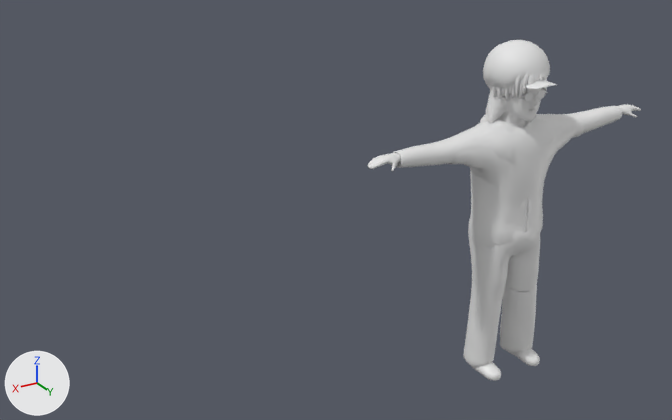
One commit to the glTF model Overhead/Pedestrians/Pedestrian.glb: the scene before it, then after it.
Rendered twice from a 50 mm camera at (29.6, 32.3, 22.7) aimed at (8.3, -3.2, 5.0). The axes (+X, +Y, +Z) are drawn at lower left. The lights are the same throughout. The older version comes first. Materials are left out; every surface is plain grey. Where no turn or scale is listed for an object, it has been applied to the vertices.

The first picture shows 'Afro LOW', 'Body LOW', 'Hoodie LOW', 'Pants LOW', 'Shoes LOW', 'ShortsLOW', 'Tank Top LOW', 'Tshirt LOW' and 4 more.
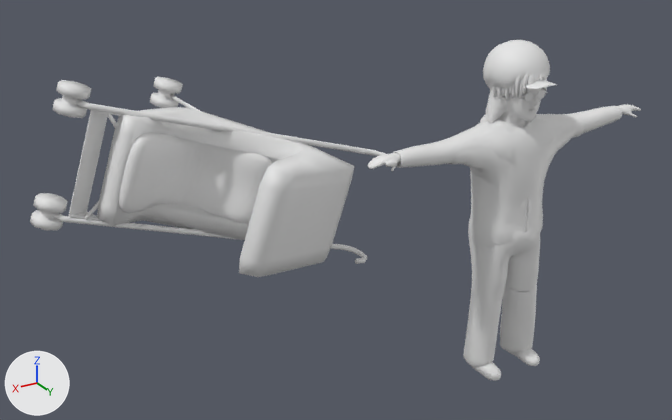
The newer file is also turned or shifted as a whole; pictures and numbers use the older file's frame.

Pixel boxes [x1, y1, x2, y2] of what changed, in the pictures (672 x 420 px):
'Stroller', added
    after: [30, 77, 397, 277]

The edits, one by one:
Mesh me_cylinder_003 is new.
It has 907 vertices, 1698 faces and spans x -6.8..8.7, y -3.9..6.5, z -4.4..5.2.
Object 'Stroller' (ob_stroller) is new; it shows me_cylinder_003.
Its location is (13.83, -3.35, 7.96).
